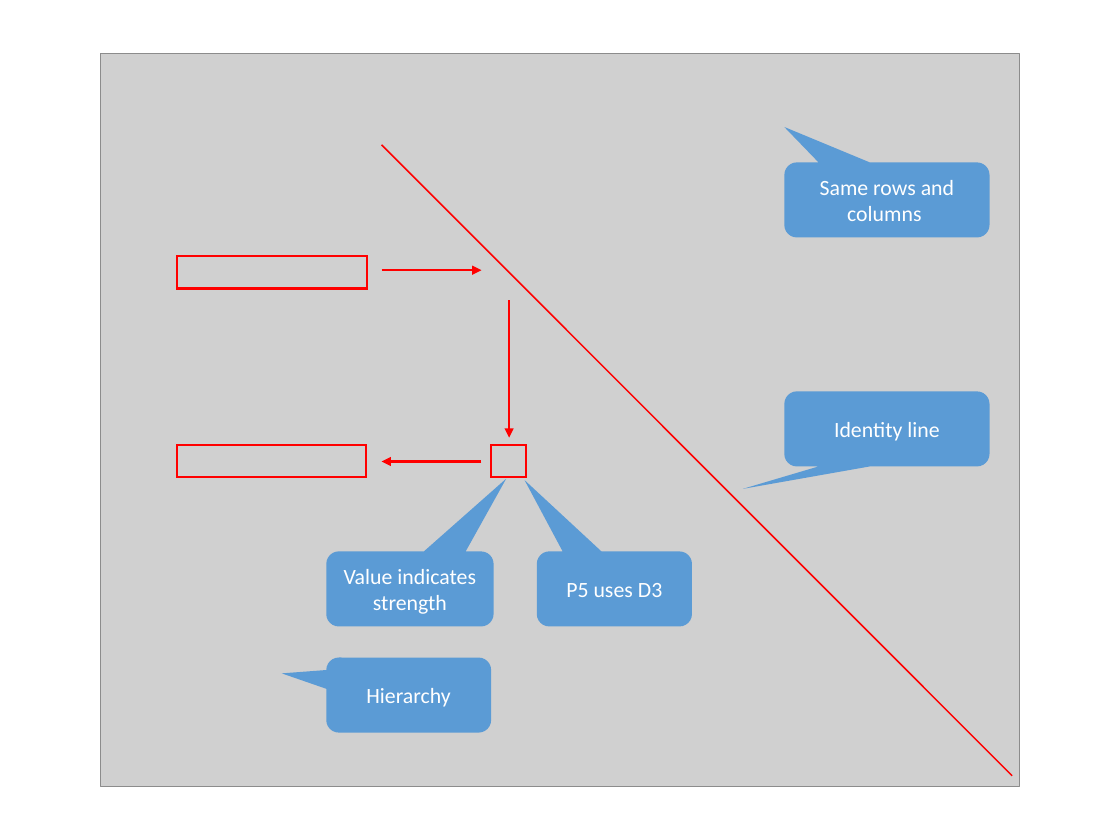
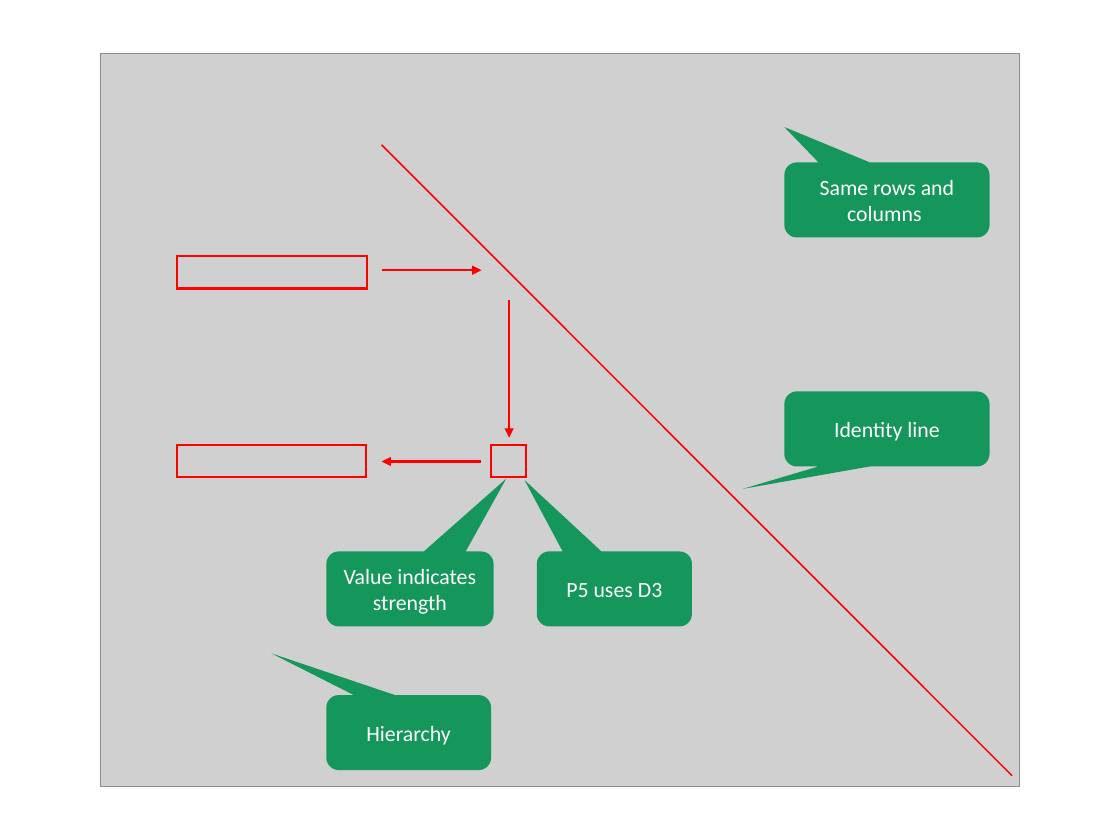
Before and after one commit to dsmsuite/dsmsuite.github.io, a slide deck: slide 3 of assets/img/Images.pptx (slide 4 before the commit). Drawn at 1120x840 pixels with LibreOffice and Linux fonts; fonts in the diff are those of the drawing; grey boxes stand for pictures. Boxes give left, top, right and bottom in pixels: in the first picture for what was removed or moved away, otherwise in the second. Text is boxed around its words. In the diff, an @@ line names an element or a change of style, - is before the commit and + after.

```diff
--- a/assets/img/Images.pptx
+++ b/assets/img/Images.pptx
@@ fill #5B9BD5 to #15965A in 4 elements at [536, 551, 692, 626], [784, 391, 989, 466], [784, 162, 989, 237], [326, 551, 493, 626] @@
@@ rounded speech box "Hierarchy": place and size @@
-rounded speech box "Hierarchy" at [326, 657, 491, 732]
+rounded speech box "Hierarchy" at [326, 696, 491, 771]
@@ rounded speech box "Hierarchy" at [326, 696, 491, 771]: fill #5B9BD5 to #15965A; proportions changed @@
```
Also in this commit, not shown: 12 other slides changed, 1 slide removed, 13 other files.
